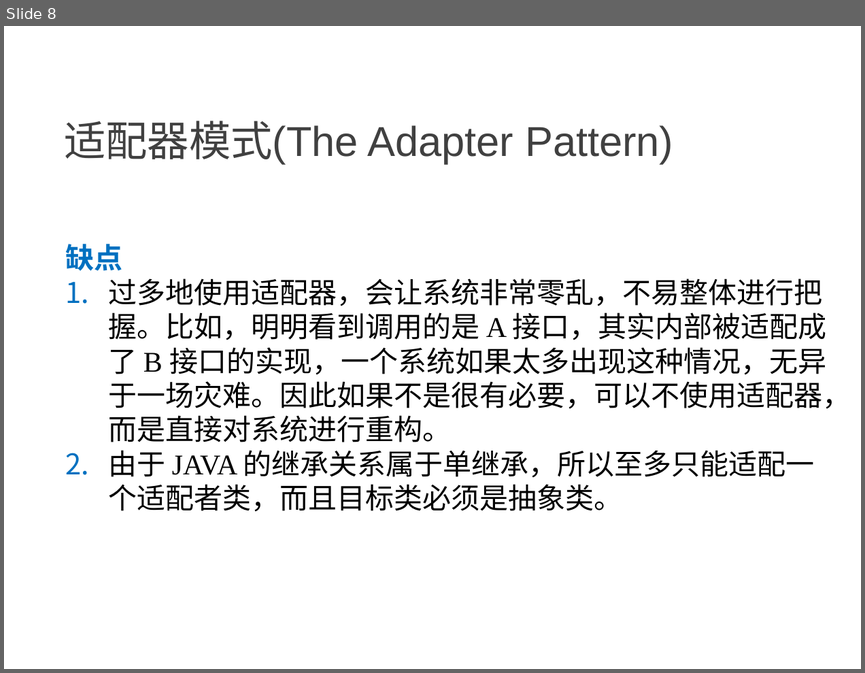
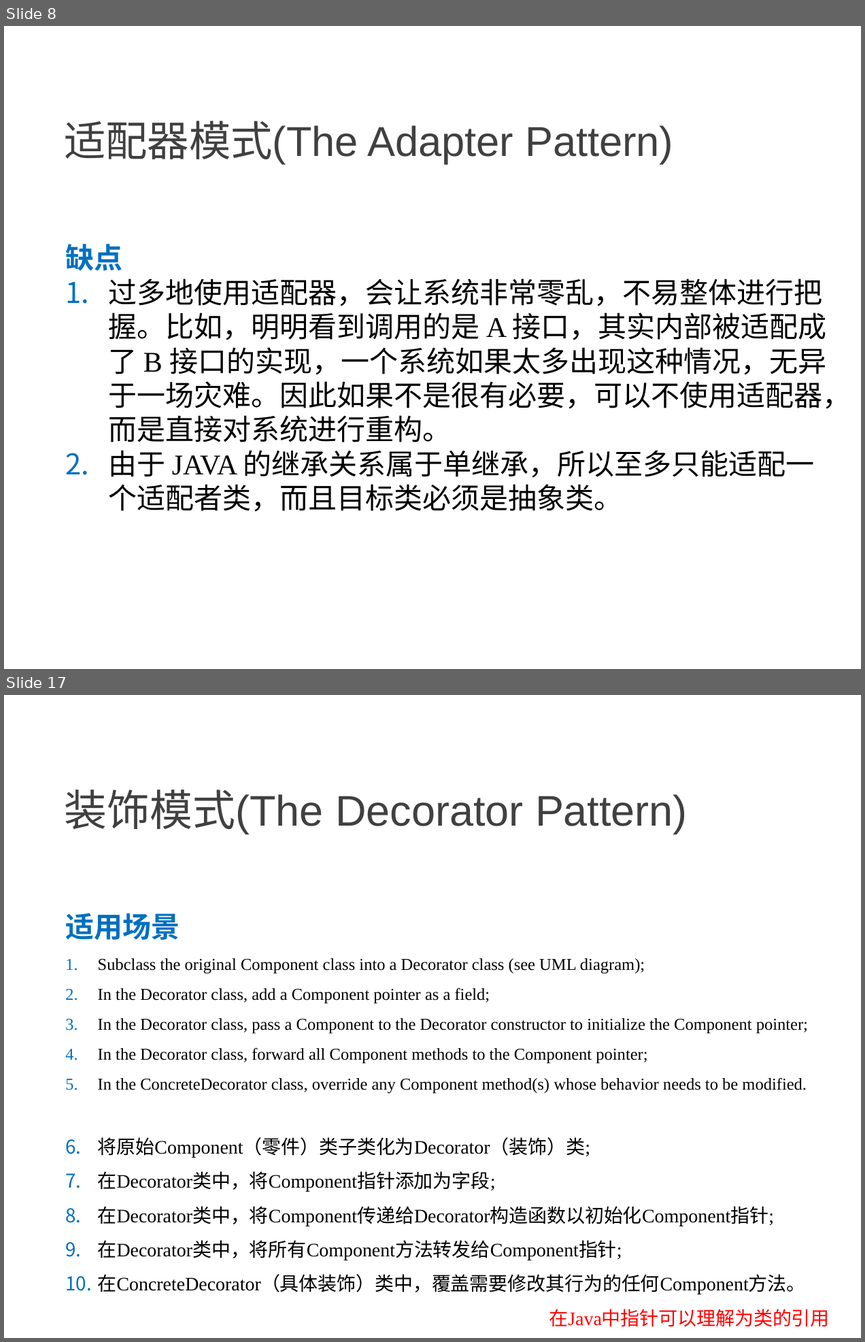
Before and after one commit to NewGr8Player/My-PPT, a slide deck: Design pattern/3.设计模式-结构型模式.pptx. Shown one above the other, each under a label of ours: slide 8 before the commit, slides 8 and 17 after it; the slides between them are not shown. The pictures are 865x673 and 865x1342 pixels, drawn with LibreOffice and Linux fonts; fonts in the diff are those of the drawing. Boxes give left, top, right and bottom in pixels: in the first picture for what was removed or moved away, otherwise in the second. Text is boxed around its words. In the diff, an @@ line names an element or a change of style, - is before the commit and + after.

Commit message:
Add     - 组合模式 The Composite Pattern     - 装饰模式 The Decorator Pattern     - 外观模式 The Facade Pattern

```diff
--- a/Design pattern/3.设计模式-结构型模式.pptx
+++ b/Design pattern/3.设计模式-结构型模式.pptx
@@ slide 17 added at (x1=4, y1=695, x2=861, y2=1338), background #FFFFFF @@
@@ text added at (x1=64, y1=790, x2=687, y2=834), 36 pt, text #404040 @@
+装饰模式(The Decorator Pattern)
@@ text added at (x1=65, y1=913, x2=829, y2=1327), 14 pt, text #000000 @@
+适用场景
+1. Subclass the original Component class into a Decorator class (see UML diagram);
+2. In the Decorator class, add a Component pointer as a field;
+3. In the Decorator class, pass a Component to the Decorator constructor to initialize the Component pointer;
+4. In the Decorator class, forward all Component methods to the Component pointer;
+5. In the ConcreteDecorator class, override any Component method(s) whose behavior needs to be modified.
+6. 将原始Component（零件）类子类化为Decorator（装饰）类;
+7. 在Decorator类中，将Component指针添加为字段;
+8. 在Decorator类中，将Component传递给Decorator构造函数以初始化Component指针;
+9. 在Decorator类中，将所有Component方法转发给Component指针;
+10. 在ConcreteDecorator（具体装饰）类中，覆盖需要修改其行为的任何Component方法。
+在Java中指针可以理解为类的引用
```
Also in this commit, not shown: 2 slides changed, 10 other slides added.
